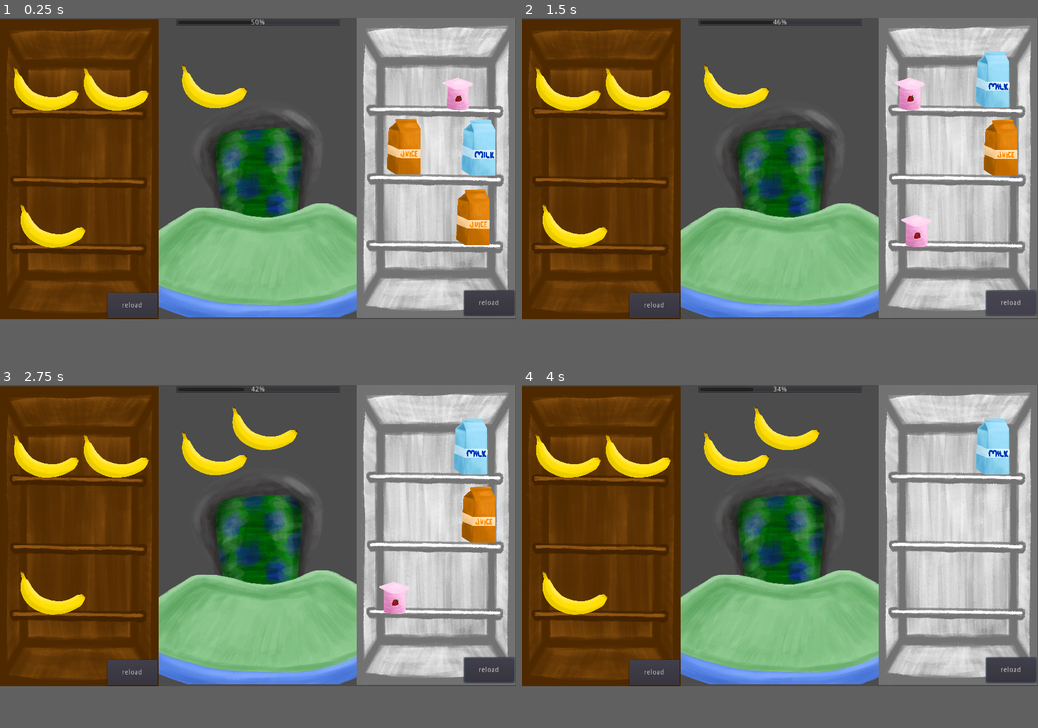
Above: before the commit, frames 1-4 (two rows, left to right).
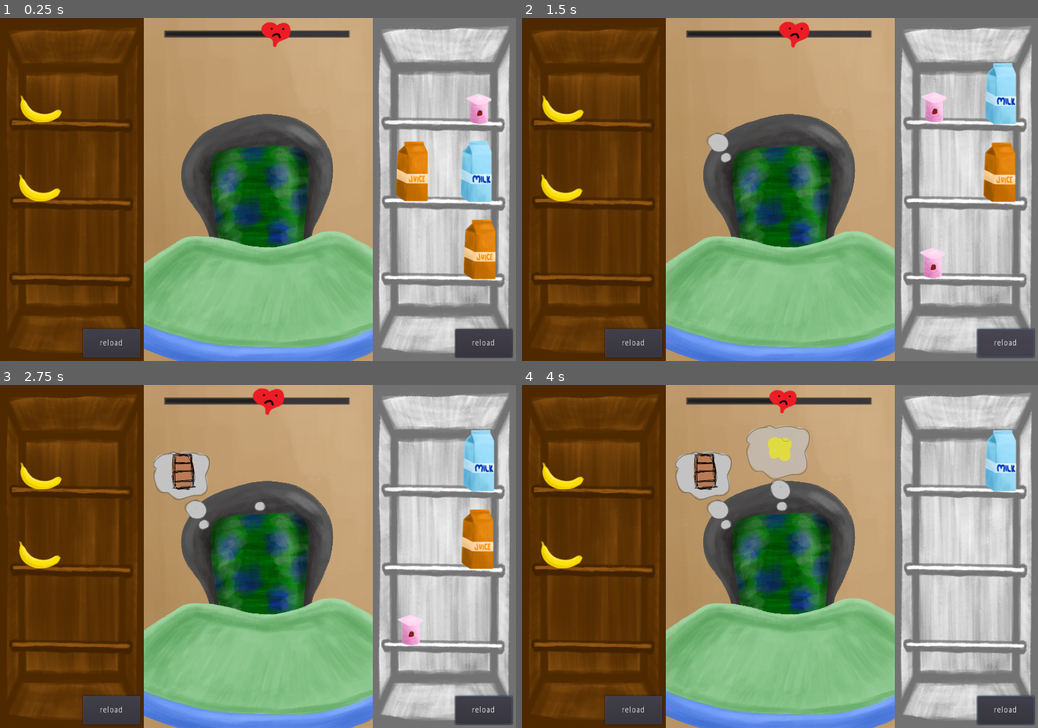
Above: after the commit, the same moments.

Repository: metcalf-putnam/famJam2021
Game: Godot game, scene res://base_scene/base.tscn
Two runs of this game, one before a commit and one after it. Both use one fixed random seed, a clock stepped at 60 frames per second and the inputs below.
Inputs (mouse positions are in pixels of both pictures, inside the frame that each line leads up to):
- Up to frame 1 (0.25 s): no input
- Up to frame 2 (1.5 s): move the mouse to (986, 86) at 0.52 s; click (986, 86) at 0.67 s; click "reload" at 1.25 s
- Up to frame 3 (2.75 s): move the mouse to (397, 453) at 2.02 s; click (397, 453) at 2.17 s
- Up to frame 4 (4 s): move the mouse to (996, 522) at 2.77 s; click (996, 522) at 2.92 s; move the mouse to (924, 590) at 3.52 s; click (924, 590) at 3.67 s
In our replay, the window is 800x468 before the commit and 800x533 after it. These sizes can differ from the game's own. Grey fills any space a smaller window leaves; there, only what the larger window draws over its background counts as a difference.

The runs differ from the first frame. In frame 1, 60% of the frame differs, in the area x 0-100%, y 0-100%; in frame 2, 59%; in frame 3, 59%; in frame 4, 58%.

Commit message:
heart meter and clues

Diff:
--- a/baby/baby.gd
+++ b/baby/baby.gd
@@ -2,15 +2,22 @@
 var rng = RandomNumberGenerator.new()
 var chosen_food
 var accepted_change := 4.0
-var declined_change := -4.0
-var clue_time_seconds = 2
+var declined_change := -2.0
+var tantrum_change := -5
+enum State {EATING, IDLE, HUNGRY, TANTRUM}
+var state = State.IDLE
+var clue_current := 1
+var bubble_current := 1
+
 
 func _ready():
 	rng.randomize()
 	EventHub.connect("food_clicked", self, "_on_food_clicked")
+	EventHub.connect("heart_beat", self, "_on_heart_beat")
 
 
 func pick_food():
+	state = State.HUNGRY
 	var num = FoodDic.foods.size()
 	if num == 0:
 		print("error: no foods for baby to pick from")
@@ -21,26 +28,69 @@
 	reset_clues()
 	think_about_food()
 
+
 func reset_clues():
-	$Clue1.texture = null
-	$Clue2.texture = null
-	$Clue3.texture = null
-	$Tween.remove_all()
+	$Thought1.reset()
+	$Thought2.reset()
+	$Thought3.reset()
+	clue_current = 1
+	bubble_current = 1
+
 
 func think_about_food():
 	var texture = load(chosen_food["sprite_path"])
 
-	$Tween.interpolate_callback(self, 0, "populate_clue", 1, texture)
-	$Tween.interpolate_callback(self, clue_time_seconds, "populate_clue", 2, texture)
-	$Tween.interpolate_callback(self, 2 * clue_time_seconds, "populate_clue", 3, texture)
-	$Tween.start()
+	# TODO: make this a bit random which clue goes in which slot
+	# and, like, if you have fridge + sippy, that's a bit annoying, since all
+	# things that go into sippy cup are in the fridge
+	if chosen_food.has("dish") and FoodDic.dishes.has(chosen_food["dish"]):
+		populate_clue(1, load(FoodDic.dishes[chosen_food["dish"]]))
+	if chosen_food.has("food_holder") and FoodDic.food_holders.has(chosen_food["food_holder"]):
+		populate_clue(1, load(FoodDic.food_holders[chosen_food["food_holder"]]))
+	if chosen_food.has("color") and FoodDic.colors.has(chosen_food["color"]):
+		populate_clue(2, chosen_food["color"])
+
+	populate_clue(3, texture)
+
 
 func populate_clue(clue_number, texture):
-	get_node("Clue" + str(clue_number)).texture = texture
+	get_node("Thought" + str(clue_number)).set_clue(texture)
+
 
 func _on_food_clicked(food_name):
+	# TODO: food will be presented to baby then baby will respond
 	if food_name == chosen_food["name"]:
-		EventHub.emit_signal("food_accepted", accepted_change)
+		EventHub.emit_signal("food_accepted") # may not keep these accepted/declined signals
+		EventHub.emit_signal("patience_changed", accepted_change)
 		pick_food()
 	else:
-		EventHub.emit_signal("food_declined", declined_change)
+		EventHub.emit_signal("food_declined")
+		EventHub.emit_signal("patience_changed", declined_change)
+
+
+func get_angry():
+	state = State.TANTRUM
+	EventHub.emit_signal("tantrum")
+	EventHub.emit_signal("patience_changed", tantrum_change)
+	reset_clues()
+	# TODO: add animation before
+	pick_food()
+
+
+
+func _on_heart_beat():
+	if state != State.HUNGRY:
+		return
+
+	if bubble_current >= 4:
+		bubble_current = 1
+		clue_current += 1
+
+
+	if clue_current == 4:
+			get_angry()
+			return
+
+	get_node("Thought" + str(clue_current)).show_bubble(bubble_current)
+
+	bubble_current += 1
--- a/baby/baby.tscn
+++ b/baby/baby.tscn
@@ -1,13 +1,14 @@
-[gd_scene load_steps=3 format=2]
+[gd_scene load_steps=4 format=2]
 
 [ext_resource path="res://baby/highchair.png" type="Texture" id=1]
 [ext_resource path="res://baby/baby.gd" type="Script" id=2]
+[ext_resource path="res://thought_bubble/ThoughtBubble.tscn" type="PackedScene" id=3]
 
 [node name="Baby" type="Node2D"]
 script = ExtResource( 2 )
 
 [node name="Highchair" type="Sprite" parent="."]
-position = Vector2( 511.783, 296.147 )
+position = Vector2( 511.783, 302.147 )
 scale = Vector2( 0.2, 0.2 )
 texture = ExtResource( 1 )
 
@@ -23,4 +24,13 @@
 position = Vector2( 613, 135 )
 scale = Vector2( 0.1, 0.1 )
 
-[node name="Tween" type="Tween" parent="."]
+[node name="Thought1" parent="." instance=ExtResource( 3 )]
+position = Vector2( 418.978, 251.27 )
+rotation = -0.380482
+
+[node name="Thought2" parent="." instance=ExtResource( 3 )]
+position = Vector2( 514.782, 219.788 )
+
+[node name="Thought3" parent="." instance=ExtResource( 3 )]
+position = Vector2( 601.345, 248.126 )
+rotation = 0.507891
--- a/base_scene/base.tscn
+++ b/base_scene/base.tscn
@@ -7,23 +7,34 @@
 [ext_resource path="res://base_scene/base.gd" type="Script" id=5]
 [ext_resource path="res://food/food.tscn" type="PackedScene" id=6]
 [ext_resource path="res://meter/meter.tscn" type="PackedScene" id=7]
+[ext_resource path="res://backgrounds/background.png" type="Texture" id=8]
 
 [node name="Base" type="Node2D"]
 script = ExtResource( 5 )
 
+[node name="TextureRect" type="TextureRect" parent="."]
+margin_left = 249.707
+margin_right = 649.707
+margin_bottom = 600.0
+texture = ExtResource( 8 )
+__meta__ = {
+"_edit_use_anchors_": false
+}
+
 [node name="Baby" parent="." instance=ExtResource( 2 )]
+position = Vector2( -61.9822, -1.84549 )
 
 [node name="fridge" parent="." instance=ExtResource( 3 )]
+position = Vector2( 649.813, -0.0651245 )
 image = ExtResource( 4 )
 food_object = ExtResource( 6 )
 
 [node name="pantry" parent="." instance=ExtResource( 3 )]
-position = Vector2( -707.981, 4.76221 )
 image = ExtResource( 1 )
 food_object = ExtResource( 6 )
 
 [node name="ProgressBar" parent="." instance=ExtResource( 7 )]
-margin_left = 350.129
-margin_top = 2.12132
-margin_right = 675.129
-margin_bottom = 16.1213
+margin_left = 285.43
+margin_top = 21.1821
+margin_right = 610.43
+margin_bottom = 35.1821
--- a/event_hub.gd
+++ b/event_hub.gd
@@ -4,11 +4,16 @@
 # from meter
 signal meter_zero
 signal meter_full
+signal heart_beat
+signal playback_speed_updated
 
 
 # signals from foods
 signal food_clicked
 
+
 # signals from baby
 signal food_declined
 signal food_accepted
+signal patience_changed
+signal tantrum
--- a/food/food.gd
+++ b/food/food.gd
@@ -1,6 +1,6 @@
 extends Area2D
-var min_scale = 0.1
-var max_scale = 0.13
+var min_scale = 1
+var max_scale = 1.2
 var food_name
 
 
--- a/food/food.tscn
+++ b/food/food.tscn
@@ -1,19 +1,20 @@
 [gd_scene load_steps=4 format=2]
 
-[ext_resource path="res://food/banana.png" type="Texture" id=1]
+[ext_resource path="res://food/juice.png" type="Texture" id=1]
 [ext_resource path="res://food/food.gd" type="Script" id=2]
 
 [sub_resource type="RectangleShape2D" id=1]
-extents = Vector2( 79.6679, 67.1713 )
+extents = Vector2( 39.6581, 53.6872 )
 
 [node name="food" type="Area2D"]
 script = ExtResource( 2 )
 
 [node name="CollisionShape2D" type="CollisionShape2D" parent="."]
+position = Vector2( 0.642456, -53.9204 )
 shape = SubResource( 1 )
 
 [node name="Sprite" type="Sprite" parent="."]
-scale = Vector2( 0.1, 0.1 )
+position = Vector2( 0, -57.826 )
 texture = ExtResource( 1 )
 [connection signal="input_event" from="." to="." method="_on_food_input_event"]
 [connection signal="mouse_entered" from="." to="." method="_on_food_mouse_entered"]
--- a/food_dic.gd
+++ b/food_dic.gd
@@ -7,6 +7,7 @@
 	"sprite_path" : "res://food/banana.png",
 	"food_holder" : "pantry",
 	"liquid" : false,
+	"dish" : "plate",
 	"color" : "yellow"
 	},
 
@@ -15,6 +16,7 @@
 	"sprite_path" : "res://food/blueberries.png",
 	"food_holder" : "fridge",
 	"liquid" : false,
+	"dish" : "plate",
 	"color" : "blue"
 	},
 
@@ -23,6 +25,7 @@
 	"sprite_path" : "res://food/juice.png",
 	"food_holder" : "fridge",
 	"liquid" : true,
+	"dish" : "sippy",
 	"color" : "orange"
 	},
 
@@ -31,6 +34,7 @@
 	"sprite_path" : "res://food/milk.png",
 	"food_holder" : "fridge",
 	"liquid" : true,
+	"dish" : "sippy",
 	"color" : "white"
 	},
 
@@ -39,8 +43,30 @@
 	"sprite_path" : "res://food/yogurt.png",
 	"food_holder" : "fridge",
 	"liquid" : false,
+	"dish" : "bowl",
 	"color" : "pink"
 	},
+]
 
 
-]
+var dishes = {
+	"bowl" : "res://dishes/bowl.png",
+	"sippy" : "res://dishes/sippycup.png",
+	"plate" : "res://dishes/bowlback.png"
+}
+
+
+var colors = {
+	"base_sprite_path" : "res://thought_bubble/color_splash.png",
+	"brown" : Color(0.54, 0.46, 0.29),
+	"pink" : Color(0.83, 0.49, 0.78),
+	"orange" : Color(0.95, 0.63, 0.12),
+	"blue" : Color(0.16, 0.49, 0.91),
+	"yellow" : Color(0.93, 0.92, 0.08),
+	"white" : Color(1,1,1)
+}
+
+var food_holders = {
+	"pantry" : "res://food/mini_pantry.png",
+	"fridge" : "res://food/mini_fridge.png"
+}
--- a/food_holder/food_holder.gd
+++ b/food_holder/food_holder.gd
@@ -4,7 +4,7 @@
 var food = []
 var i = 0
 var rng = RandomNumberGenerator.new()
-var prob_food = 0.5
+var prob_food = 0.6 # probability that any food location will populate food
 const minimum_food_items = 2
 
 
--- a/food_holder/food_holder.tscn
+++ b/food_holder/food_holder.tscn
@@ -9,42 +9,37 @@
 image = ExtResource( 3 )
 
 [node name="sprite" type="Sprite" parent="."]
-position = Vector2( 865.192, 298.213 )
-scale = Vector2( 0.157836, 0.199871 )
+position = Vector2( 125.102, 300.042 )
 texture = ExtResource( 1 )
 
 [node name="Button" type="Button" parent="."]
-margin_left = 920.751
-margin_top = 542.759
-margin_right = 1020.75
-margin_bottom = 592.759
+margin_left = 144.0
+margin_top = 544.0
+margin_right = 243.999
+margin_bottom = 594.0
 text = "reload"
 __meta__ = {
 "_edit_use_anchors_": false
 }
 
-[node name="test_food" type="Sprite" parent="."]
-position = Vector2( 866.932, 252.112 )
-scale = Vector2( 0.15, 0.15 )
-
 [node name="food_locations" type="Node2D" parent="."]
-position = Vector2( 865.192, 285.213 )
+position = Vector2( 129.695, 337.213 )
 
 [node name="a" type="Position2D" parent="food_locations"]
-position = Vector2( -77.9718, -150.049 )
+position = Vector2( -58.9015, -154.049 )
 
 [node name="b" type="Position2D" parent="food_locations"]
-position = Vector2( 60.8035, -150.049 )
+position = Vector2( 57.8035, -151.049 )
 
 [node name="c" type="Position2D" parent="food_locations"]
-position = Vector2( -71.6592, -16.243 )
+position = Vector2( -61.0646, -16.243 )
 
 [node name="d" type="Position2D" parent="food_locations"]
-position = Vector2( 76.6864, -14.2113 )
+position = Vector2( 53.3782, -14.741 )
 
 [node name="e" type="Position2D" parent="food_locations"]
-position = Vector2( -64.7865, 122.763 )
+position = Vector2( -61.6081, 118.525 )
 
 [node name="f" type="Position2D" parent="food_locations"]
-position = Vector2( 65.6909, 124.567 )
+position = Vector2( 57.2152, 120.329 )
 [connection signal="pressed" from="Button" to="." method="_on_Button_pressed"]
--- a/meter/meter.gd
+++ b/meter/meter.gd
@@ -1,20 +1,52 @@
 extends ProgressBar
+var happy_heart = preload("res://meter/prog_art_heart.png")
+var upset_heart = preload("res://meter/prog_art_heart_upset.png")
+var mad_heart = preload("res://meter/prog_art_heart_mad.png")
+
+var upset_limit := 75.0
+var mad_limit := 40.0
+
+var happy_speed := 1.0
+var upset_speed := 1.5
+var mad_speed := 2.25
 
 
 func _ready():
-	EventHub.connect("food_accepted", self, "_on_food_accepted")
-	EventHub.connect("food_declined", self, "_on_food_declined")
+	EventHub.connect("patience_changed", self, "_on_patience_changed")
+	$Heart.position.x = rect_size.x * value / 100
+	_update_heart_sprite()
 
 
-func _on_food_accepted(amount):
+func beat():
+	EventHub.emit_signal("heart_beat")
+
+
+func _on_patience_changed(amount):
 	# TODO: add animation effect and sound here
 	change_value(amount)
+	_update_heart_sprite()
 
 
-func _on_food_declined(amount):
-	# TODO: add animation effect and sound here
-	change_value(amount)
+func _update_heart_sprite():
+	if value <= mad_limit:
+		$Heart.texture = mad_heart
+		update_playback_speed(mad_speed)
+	elif value <= upset_limit:
+		$Heart.texture = upset_heart
+		update_playback_speed(upset_speed)
+	else:
+		$Heart.texture = happy_heart
+		update_playback_speed(happy_speed)
+
+
+func update_playback_speed(new_value):
+	if $AnimationPlayer.playback_speed == new_value:
+		return
+
+	EventHub.emit_signal("playback_speed_updated", new_value)
+	$AnimationPlayer.playback_speed = new_value
 
 
 func change_value(amount : float):
 	value += amount
+	$Heart.position.x = rect_size.x * value / 100 # TODO: make this tween?
--- a/meter/meter.tscn
+++ b/meter/meter.tscn
@@ -1,6 +1,37 @@
-[gd_scene load_steps=2 format=2]
+[gd_scene load_steps=4 format=2]
 
 [ext_resource path="res://meter/meter.gd" type="Script" id=1]
+[ext_resource path="res://meter/prog_art_heart.png" type="Texture" id=2]
+
+[sub_resource type="Animation" id=1]
+resource_name = "beat"
+loop = true
+tracks/0/type = "value"
+tracks/0/path = NodePath("Heart:scale")
+tracks/0/interp = 1
+tracks/0/loop_wrap = true
+tracks/0/imported = false
+tracks/0/enabled = true
+tracks/0/keys = {
+"times": PoolRealArray( 0, 0.1, 0.6, 0.8 ),
+"transitions": PoolRealArray( 1, 1, 1, 1 ),
+"update": 0,
+"values": [ Vector2( 1, 1 ), Vector2( 1.15, 1.15 ), Vector2( 1, 1 ), Vector2( 1.3, 1.3 ) ]
+}
+tracks/1/type = "method"
+tracks/1/path = NodePath(".")
+tracks/1/interp = 1
+tracks/1/loop_wrap = true
+tracks/1/imported = false
+tracks/1/enabled = true
+tracks/1/keys = {
+"times": PoolRealArray( 0.7 ),
+"transitions": PoolRealArray( 1 ),
+"values": [ {
+"args": [  ],
+"method": "beat"
+} ]
+}
 
 [node name="ProgressBar" type="ProgressBar"]
 anchor_left = 0.5
@@ -8,13 +39,17 @@
 margin_left = -200.0
 margin_right = 125.0
 margin_bottom = 14.0
-value = 50.0
+value = 60.0
+percent_visible = false
 script = ExtResource( 1 )
 __meta__ = {
 "_edit_use_anchors_": false
 }
 
-[node name="TextureProgress" type="TextureProgress" parent="."]
-margin_top = 3.0
-margin_right = 40.0
-margin_bottom = 43.0
+[node name="Heart" type="Sprite" parent="."]
+position = Vector2( 166.28, 9.52441 )
+texture = ExtResource( 2 )
+
+[node name="AnimationPlayer" type="AnimationPlayer" parent="."]
+autoplay = "beat"
+anims/beat = SubResource( 1 )
--- a/project.godot
+++ b/project.godot
@@ -31,6 +31,7 @@
 
 [display]
 
+window/size/width=900
 window/stretch/mode="2d"
 window/stretch/aspect="keep"
 
--- /dev/null
+++ b/thought_bubble/ThoughtBubble.tscn
@@ -0,0 +1,265 @@
+[gd_scene load_steps=10 format=2]
+
+[ext_resource path="res://thought_bubble/bub1.png" type="Texture" id=1]
+[ext_resource path="res://dishes/bowl.png" type="Texture" id=2]
+[ext_resource path="res://thought_bubble/bub3.png" type="Texture" id=3]
+[ext_resource path="res://thought_bubble/bub2.png" type="Texture" id=4]
+[ext_resource path="res://thought_bubble/thought_bubble.gd" type="Script" id=5]
+
+[sub_resource type="Animation" id=1]
+resource_name = "bub1"
+length = 0.5
+tracks/0/type = "value"
+tracks/0/path = NodePath("Bub1:visible")
+tracks/0/interp = 1
+tracks/0/loop_wrap = true
+tracks/0/imported = false
+tracks/0/enabled = true
+tracks/0/keys = {
+"times": PoolRealArray( 0 ),
+"transitions": PoolRealArray( 1 ),
+"update": 1,
+"values": [ true ]
+}
+tracks/1/type = "value"
+tracks/1/path = NodePath("Bub1:modulate")
+tracks/1/interp = 1
+tracks/1/loop_wrap = true
+tracks/1/imported = false
+tracks/1/enabled = true
+tracks/1/keys = {
+"times": PoolRealArray( 0, 0.4 ),
+"transitions": PoolRealArray( 1, 1 ),
+"update": 0,
+"values": [ Color( 1, 1, 1, 0 ), Color( 1, 1, 1, 1 ) ]
+}
+tracks/2/type = "value"
+tracks/2/path = NodePath("Bub1:scale")
+tracks/2/interp = 1
+tracks/2/loop_wrap = true
+tracks/2/imported = false
+tracks/2/enabled = true
+tracks/2/keys = {
+"times": PoolRealArray( 0, 0.2, 0.4 ),
+"transitions": PoolRealArray( 1, 1, 1 ),
+"update": 0,
+"values": [ Vector2( 1, 1 ), Vector2( 1.2, 1.2 ), Vector2( 1, 1 ) ]
+}
+tracks/3/type = "value"
+tracks/3/path = NodePath("Bub2:modulate")
+tracks/3/interp = 1
+tracks/3/loop_wrap = true
+tracks/3/imported = false
+tracks/3/enabled = true
+tracks/3/keys = {
+"times": PoolRealArray( 0 ),
+"transitions": PoolRealArray( 1 ),
+"update": 0,
+"values": [ Color( 1, 1, 1, 0 ) ]
+}
+tracks/4/type = "value"
+tracks/4/path = NodePath("Bub3:modulate")
+tracks/4/interp = 1
+tracks/4/loop_wrap = true
+tracks/4/imported = false
+tracks/4/enabled = true
+tracks/4/keys = {
+"times": PoolRealArray( 0 ),
+"transitions": PoolRealArray( 1 ),
+"update": 0,
+"values": [ Color( 1, 1, 1, 0 ) ]
+}
+
+[sub_resource type="Animation" id=2]
+resource_name = "bub2"
+length = 0.5
+tracks/0/type = "value"
+tracks/0/path = NodePath("Bub2:visible")
+tracks/0/interp = 1
+tracks/0/loop_wrap = true
+tracks/0/imported = false
+tracks/0/enabled = true
+tracks/0/keys = {
+"times": PoolRealArray( 0 ),
+"transitions": PoolRealArray( 1 ),
+"update": 1,
+"values": [ true ]
+}
+tracks/1/type = "value"
+tracks/1/path = NodePath("Bub2:modulate")
+tracks/1/interp = 1
+tracks/1/loop_wrap = true
+tracks/1/imported = false
+tracks/1/enabled = true
+tracks/1/keys = {
+"times": PoolRealArray( 0, 0.4 ),
+"transitions": PoolRealArray( 1, 1 ),
+"update": 0,
+"values": [ Color( 1, 1, 1, 0 ), Color( 1, 1, 1, 1 ) ]
+}
+tracks/2/type = "value"
+tracks/2/path = NodePath("Bub2:scale")
+tracks/2/interp = 1
+tracks/2/loop_wrap = true
+tracks/2/imported = false
+tracks/2/enabled = true
+tracks/2/keys = {
+"times": PoolRealArray( 0, 0.2, 0.4 ),
+"transitions": PoolRealArray( 1, 1, 1 ),
+"update": 0,
+"values": [ Vector2( 1, 1 ), Vector2( 1.2, 1.2 ), Vector2( 1, 1 ) ]
+}
+tracks/3/type = "value"
+tracks/3/path = NodePath("Bub3:modulate")
+tracks/3/interp = 1
+tracks/3/loop_wrap = true
+tracks/3/imported = false
+tracks/3/enabled = true
+tracks/3/keys = {
+"times": PoolRealArray( 0 ),
+"transitions": PoolRealArray( 1 ),
+"update": 0,
+"values": [ Color( 1, 1, 1, 0 ) ]
+}
+tracks/4/type = "value"
+tracks/4/path = NodePath("Bub1:modulate")
+tracks/4/interp = 1
+tracks/4/loop_wrap = true
+tracks/4/imported = false
+tracks/4/enabled = true
+tracks/4/keys = {
+"times": PoolRealArray( 0 ),
+"transitions": PoolRealArray( 1 ),
+"update": 0,
+"values": [ Color( 1, 1, 1, 1 ) ]
+}
+
+[sub_resource type="Animation" id=3]
+resource_name = "bub3"
+length = 0.5
+tracks/0/type = "value"
+tracks/0/path = NodePath("Bub3:visible")
+tracks/0/interp = 1
+tracks/0/loop_wrap = true
+tracks/0/imported = false
+tracks/0/enabled = true
+tracks/0/keys = {
+"times": PoolRealArray( 0 ),
+"transitions": PoolRealArray( 1 ),
+"update": 1,
+"values": [ true ]
+}
+tracks/1/type = "value"
+tracks/1/path = NodePath("Bub3:modulate")
+tracks/1/interp = 1
+tracks/1/loop_wrap = true
+tracks/1/imported = false
+tracks/1/enabled = true
+tracks/1/keys = {
+"times": PoolRealArray( 0, 0.4 ),
+"transitions": PoolRealArray( 1, 1 ),
+"update": 0,
+"values": [ Color( 1, 1, 1, 0 ), Color( 1, 1, 1, 1 ) ]
+}
+tracks/2/type = "value"
+tracks/2/path = NodePath("Bub3:scale")
+tracks/2/interp = 1
+tracks/2/loop_wrap = true
+tracks/2/imported = false
+tracks/2/enabled = true
+tracks/2/keys = {
+"times": PoolRealArray( 0, 0.2, 0.4 ),
+"transitions": PoolRealArray( 1, 1, 1 ),
+"update": 0,
+"values": [ Vector2( 1, 1 ), Vector2( 1.2, 1.2 ), Vector2( 1, 1 ) ]
+}
+tracks/3/type = "value"
+tracks/3/path = NodePath("Bub1:modulate")
+tracks/3/interp = 1
+tracks/3/loop_wrap = true
+tracks/3/imported = false
+tracks/3/enabled = true
+tracks/3/keys = {
+"times": PoolRealArray( 0 ),
+"transitions": PoolRealArray( 1 ),
+"update": 0,
+"values": [ Color( 1, 1, 1, 1 ) ]
+}
+tracks/4/type = "value"
+tracks/4/path = NodePath("Bub2:modulate")
+tracks/4/interp = 1
+tracks/4/loop_wrap = true
+tracks/4/imported = false
+tracks/4/enabled = true
+tracks/4/keys = {
+"times": PoolRealArray( 0 ),
+"transitions": PoolRealArray( 1 ),
+"update": 0,
+"values": [ Color( 1, 1, 1, 1 ) ]
+}
+
+[sub_resource type="Animation" id=4]
+resource_name = "reset"
+tracks/0/type = "value"
+tracks/0/path = NodePath("Bub1:modulate")
+tracks/0/interp = 1
+tracks/0/loop_wrap = true
+tracks/0/imported = false
+tracks/0/enabled = true
+tracks/0/keys = {
+"times": PoolRealArray( 0.2 ),
+"transitions": PoolRealArray( 1 ),
+"update": 0,
+"values": [ Color( 1, 1, 1, 0 ) ]
+}
+tracks/1/type = "value"
+tracks/1/path = NodePath("Bub2:modulate")
+tracks/1/interp = 1
+tracks/1/loop_wrap = true
+tracks/1/imported = false
+tracks/1/enabled = true
+tracks/1/keys = {
+"times": PoolRealArray( 0.2 ),
+"transitions": PoolRealArray( 1 ),
+"update": 0,
+"values": [ Color( 1, 1, 1, 0 ) ]
+}
+tracks/2/type = "value"
+tracks/2/path = NodePath("Bub3:modulate")
+tracks/2/interp = 1
+tracks/2/loop_wrap = true
+tracks/2/imported = false
+tracks/2/enabled = true
+tracks/2/keys = {
+"times": PoolRealArray( 0.2 ),
+"transitions": PoolRealArray( 1 ),
+"update": 0,
+"values": [ Color( 1, 1, 1, 0 ) ]
+}
+
+[node name="ThoughtBubble" type="Node2D"]
+script = ExtResource( 5 )
+
+[node name="AnimationPlayer" type="AnimationPlayer" parent="."]
+anims/bub1 = SubResource( 1 )
+anims/bub2 = SubResource( 2 )
+anims/bub3 = SubResource( 3 )
+anims/reset = SubResource( 4 )
+
+[node name="Bub1" type="Sprite" parent="."]
+position = Vector2( -0.944931, 0.944939 )
+texture = ExtResource( 1 )
+
+[node name="Bub2" type="Sprite" parent="."]
+position = Vector2( -2.03895, -32.2712 )
+scale = Vector2( 1.06667, 1.06667 )
+texture = ExtResource( 4 )
+
+[node name="Bub3" type="Sprite" parent="."]
+position = Vector2( -5.60366, -94.1543 )
+texture = ExtResource( 3 )
+
+[node name="Clue" type="Sprite" parent="Bub3"]
+position = Vector2( 0.716003, -10.452 )
+scale = Vector2( 0.6, 0.6 )
+texture = ExtResource( 2 )
--- /dev/null
+++ b/thought_bubble/thought_bubble.gd
@@ -0,0 +1,38 @@
+extends Node2D
+var color_base
+var normal_modulate = Color(1, 1, 1)
+
+
+func _ready():
+	$Bub3.rotation = $Bub3.rotation - rotation
+	color_base = load(FoodDic.colors["base_sprite_path"])
+	EventHub.connect("playback_speed_updated", self, "_on_playback_speed_updated")
+
+
+func reset():
+	$AnimationPlayer.play("reset")
+	$Bub3/Clue.texture = null
+	$Bub3/Clue.modulate = normal_modulate
+
+
+func set_clue(texture):
+	if texture in FoodDic.colors:
+		set_color_clue(texture)
+	else:
+		$Bub3/Clue.texture = texture
+
+
+func set_color_clue(color):
+	$Bub3/Clue.texture = color_base
+	$Bub3/Clue.modulate = FoodDic.colors[color]
+
+
+func show_bubble(num):
+	if num < 1 or num > 3:
+		print("error: bubble does not have a bubble number ", num)
+		return
+	$AnimationPlayer.play("bub" + str(num))
+
+
+func _on_playback_speed_updated(new_speed):
+	$AnimationPlayer.playback_speed = new_speed
Binary file added: baby/highchairback.png
Not shown, added: baby/highchairback.png.import
Binary file added: baby/highchairfront.png
Not shown, added: baby/highchairfront.png.import
Binary file added: backgrounds/background.png
Not shown, added: backgrounds/background.png.import
Binary file changed: backgrounds/fridge.png
Binary file changed: backgrounds/pantry.png
Not shown: 1 places in base_scene/base.tscn that only renumber resources
Binary file changed: dishes/bowl.png
Binary file added: dishes/bowlback.png
Not shown, added: dishes/bowlback.png.import
(and 25 more such lines)
